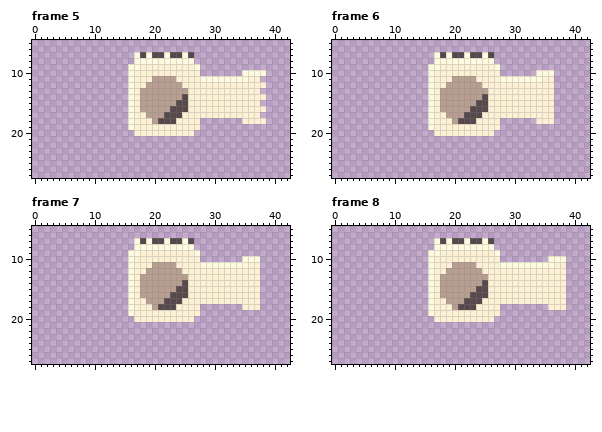
File history of a pixel-art file, AsepriteFiles/Drafts/Player/Weapons/Animated/tshirtDryerCannon.ase. Above: the version before the commit.
45x30 pixels, 11 frames. Shown: frame 5: x 0..42, y 5..27; frame 6: x 0..42, y 5..27; frame 7: x 0..42, y 5..27; frame 8: x 0..42, y 5..27. The commit also changed other frames, which this record leaves out.
Once edited:
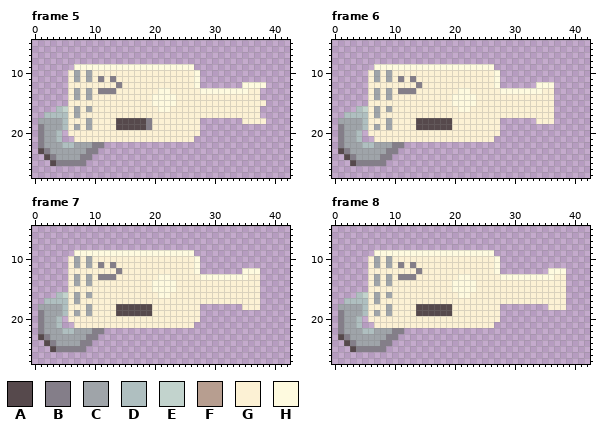
Palette (. is transparent): A #56494c  B #847e89  C #9fa4a9  D #afbfc0  E #c2d3cd  F #b79e90  G #fcf1d4  H #fefadf
From the commit log: T-shirt Dryer Cannon reworked.
Edits made:
Changed rows in their new state; - is an unchanged pixel.
Frame 5, layers "Barrel", "Base":
first column x 1:
 7 ----------------..........------------
 8 ----------------..........------------
 9 ------HHHHHHHHH--HHHHHHHHH.-----------
10 -----GCGCGGGGGGG----------H-------....
11 -----GCGCGBGBGGG---GGGG---H..........-
12 -----GGGGGGGGBGG--GGGGGG--H.......HHHH
13 -----GCGCGBBBGGG-GGGHHGGG--HHHHHHHH---
14 -----GCGCGGGGGGG-GGHHHHGG------------.
15 -----GGGGGGGGGGG-GGHHHHGG------------G
16 ---DEGCGCGGGGGGG-GGGHHGGG------------.
17 -DDDDGCGGGGGGGGG--GGGGGG--------------
18 CCCCDGGGCGGGGAAAAABGGGG---------------
19 BCCCDGCGCGGGGAAAAAB-------------------
20 BCCD-GGGGGGGGGGG----------G-----------
21 BCCD--GGGGGGGGGGGGGGGGGGGG------------
22 BCCCDDCCCBB---------------------------
23 ABCCCCCCBB----------------------------
24 -ABCCCCBB-----------------------------
25 --ABBBBB------------------------------
Frame 6, layers "Barrel", "Base":
first column x 1:
 7 ----------------..........----------
 8 ----------------..........----------
 9 ------HHHHHHHHH--HHHHHHHHH.---------
10 -----GCGCGGGGGGG----------H------...
11 -----GCGCGBGBGGG---GGGG---H.........
12 -----GGGGGGGGBGG--GGGGGG--H......HHH
13 -----GCGCGBBBGGG-GGGHHGGG--HHHHHHH--
14 -----GCGCGGGGGGG-GGHHHHGG-----------
15 -----GGGGGGGGGGG-GGHHHHGG-----------
16 ---DEGCGCGGGGGGG-GGGHHGGG-----------
17 -DDDDGCGGGGGGGGG--GGGGGG------------
18 CCCCDGGGCGGGGAAAAAAGGGG-------------
19 BCCCDGCGCGGGGAAAAAA-----------------
20 BCCD-GGGGGGGGGGG----------G---------
21 BCCD--GGGGGGGGGGGGGGGGGGGG----------
22 BCCCDDCCCBB-------------------------
23 ABCCCCCCBB--------------------------
24 -ABCCCCBB---------------------------
25 --ABBBBB----------------------------
Frame 7, layers "Barrel", "Base":
first column x 1:
 7 ----------------..........-----------
 8 ----------------..........-----------
 9 ------HHHHHHHHH--HHHHHHHHH.----------
10 -----GCGCGGGGGGG----------H-------...
11 -----GCGCGBGBGGG---GGGG---H..........
12 -----GGGGGGGGBGG--GGGGGG--H.......HHH
13 -----GCGCGBBBGGG-GGGHHGGG--HHHHHHHH--
14 -----GCGCGGGGGGG-GGHHHHGG------------
15 -----GGGGGGGGGGG-GGHHHHGG------------
16 ---DEGCGCGGGGGGG-GGGHHGGG------------
17 -DDDDGCGGGGGGGGG--GGGGGG-------------
18 CCCCDGGGCGGGGAAAAAAGGGG--------------
19 BCCCDGCGCGGGGAAAAAA------------------
20 BCCD-GGGGGGGGGGG----------G----------
21 BCCD--GGGGGGGGGGGGGGGGGGGG-----------
22 BCCCDDCCCBB--------------------------
23 ABCCCCCCBB---------------------------
24 -ABCCCCBB----------------------------
25 --ABBBBB-----------------------------
Frame 8, layers "Barrel", "Base":
first column x 1:
 7 ----------------..........------------
 8 ----------------..........------------
 9 ------HHHHHHHHH--HHHHHHHHH.-----------
10 -----GCGCGGGGGGG----------H--------...
11 -----GCGCGBGBGGG---GGGG---H...........
12 -----GGGGGGGGBGG--GGGGGG--H........HHH
13 -----GCGCGBBBGGG-GGGHHGGG--HHHHHHHHH--
14 -----GCGCGGGGGGG-GGHHHHGG-------------
15 -----GGGGGGGGGGG-GGHHHHGG-------------
16 ---DEGCGCGGGGGGG-GGGHHGGG-------------
17 -DDDDGCGGGGGGGGG--GGGGGG--------------
18 CCCCDGGGCGGGGAAAAAAGGGG---------------
19 BCCCDGCGCGGGGAAAAAA-------------------
20 BCCD-GGGGGGGGGGG----------G-----------
21 BCCD--GGGGGGGGGGGGGGGGGGGG------------
22 BCCCDDCCCBB---------------------------
23 ABCCCCCCBB----------------------------
24 -ABCCCCBB-----------------------------
25 --ABBBBB------------------------------
